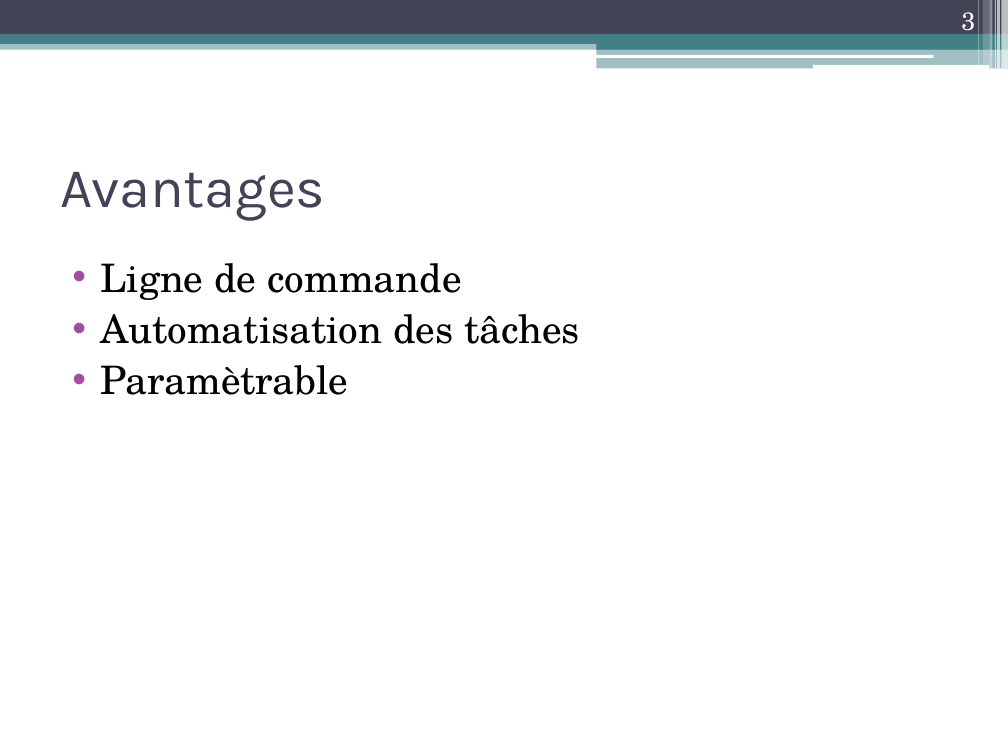
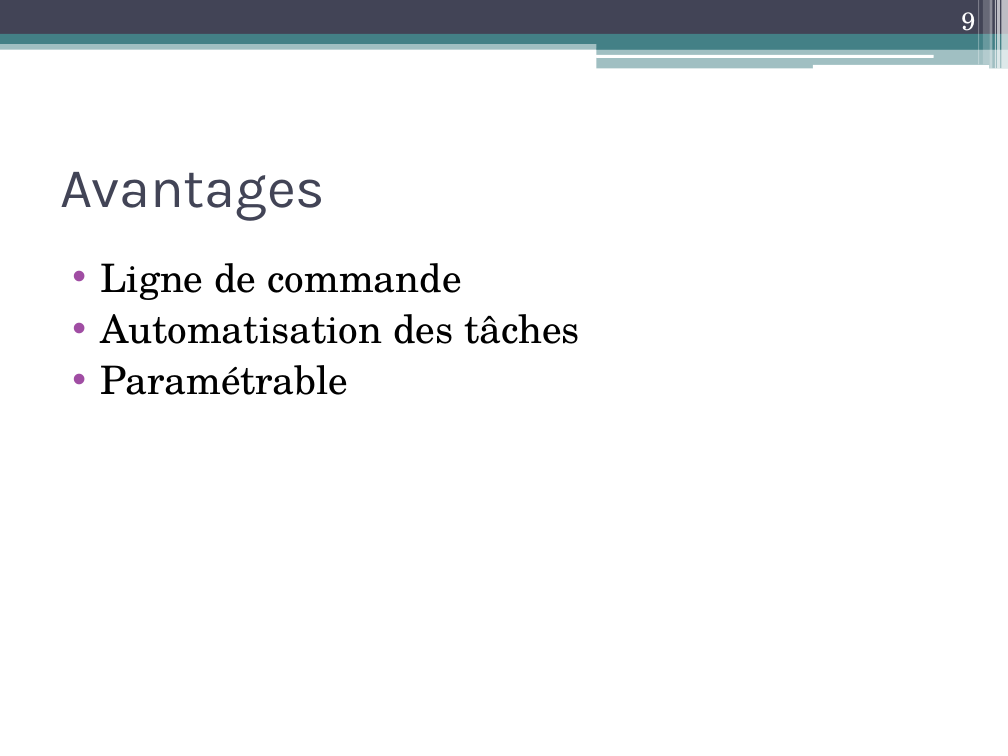
Before and after one commit to anunnakian/db2file, a slide deck: slide 9 of docs/dataMigrator.pptx (slide 3 before the commit). Drawn at 1008x756 pixels with LibreOffice and Linux fonts; fonts in the diff are those of the drawing. Boxes give left, top, right and bottom in pixels: in the first picture for what was removed or moved away, otherwise in the second. Text is boxed around its words. In the diff, an @@ line names an element or a change of style, - is before the commit and + after.

```diff
--- a/docs/dataMigrator.pptx
+++ b/docs/dataMigrator.pptx
@@ page number at (961,12,975,38): text changed @@
-3
+9
@@ text at (101,365,348,395): text changed @@
-• Paramètrable
+• Paramétrable
```
Also in this commit, not shown: 3 other slides changed, 14 slides added, 2 slides removed.
